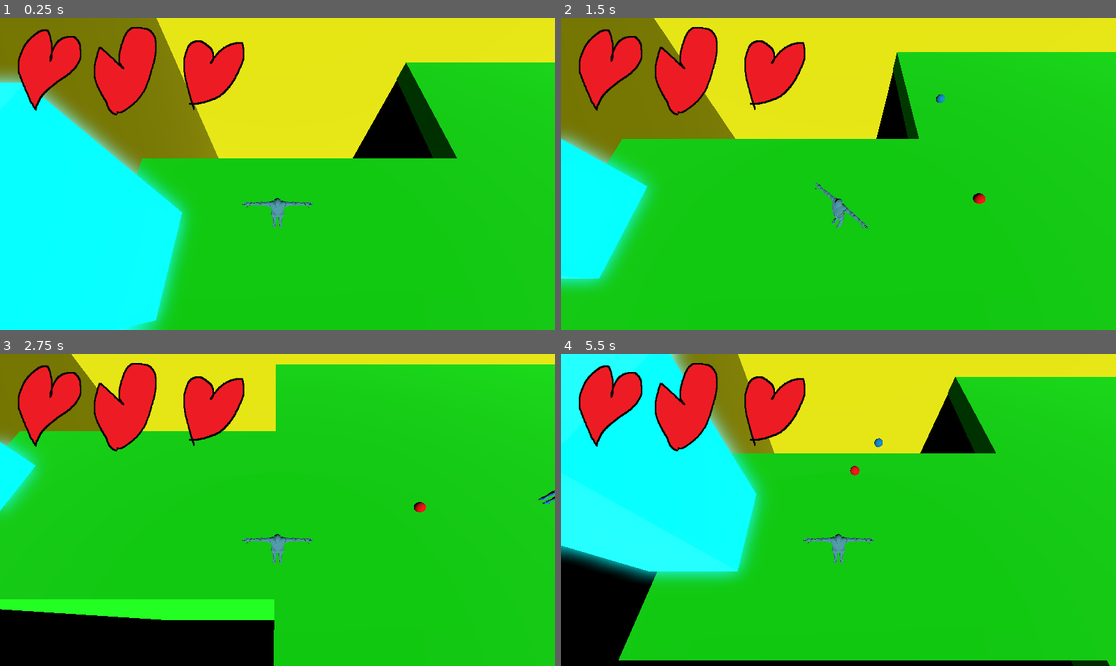
Above: before the commit, frames 1-4 (two rows, left to right).
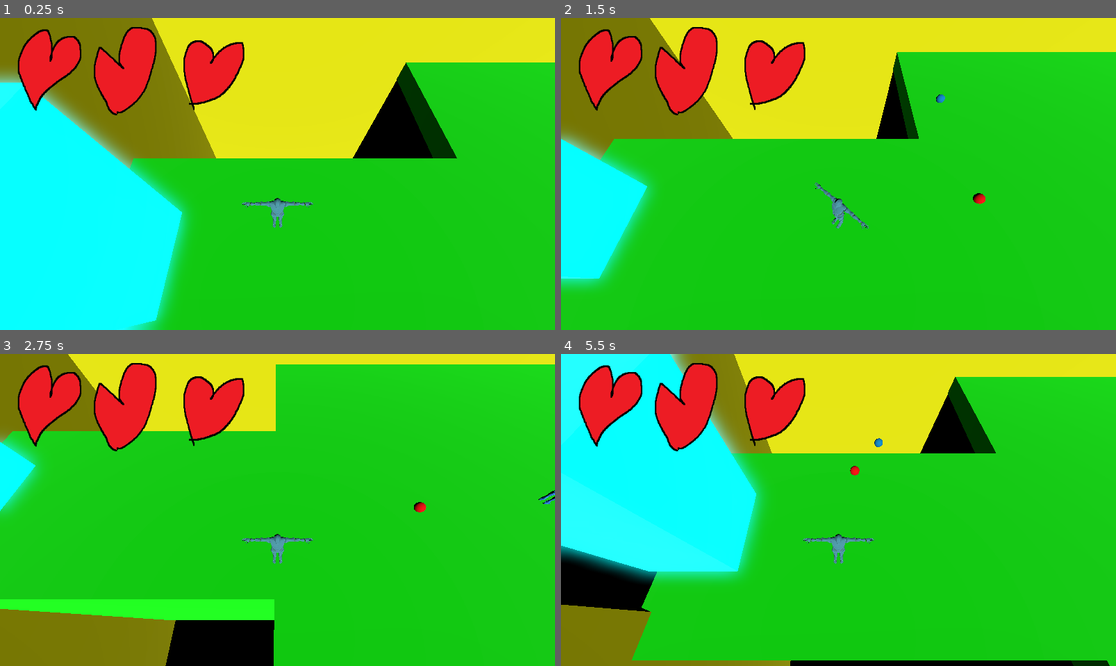
Above: after the commit, the same moments.

Repository: Alvin-Cha/Game-Skripsi
Game: Godot game, scene res://scenes/main/world.tscn
Same seed, same stepped clock (60 frames per second), same inputs: the game is played once before the commit and once after it.
Inputs (mouse positions are in pixels of both pictures, inside the frame that each line leads up to):
- Up to frame 1 (0.25 s): no input
- Up to frame 2 (1.5 s): tap Enter (ui_accept) at 0.5, 0.77 s; move the mouse to (960, 158) at 0.52 s; hold D 0.53-1.28 s; tap F at 0.6, 1.35 s; click (960, 158) at 0.67 s; move the mouse to (727, 189) at 1.27 s; hold S from 1.28 s (still down)
- Up to frame 3 (2.75 s): tap Enter (ui_accept) at 1.52 s; move the mouse to (333, 441) at 2.02 s; release S at 2.03 s; hold D from 2.03 s (still down); tap F at 2.1 s
- Up to frame 4 (5.5 s): move the mouse to (810, 572) at 2.77 s; release D at 2.78 s; hold W 2.78-3.53 s; tap F every 0.75 s from 2.85 to 5.1 s; click (810, 572) at 2.92 s; tap Enter (ui_accept) at 3.02, 3.77, 4.52 s; move the mouse to (1005, 556) at 3.52 s; hold A 3.53-5.03 s; move the mouse to (672, 463) at 4.27 s; move the mouse to (866, 510) at 5.02 s; hold S from 5.03 s (still down); click (866, 510) at 5.17 s

The runs differ from the first frame. In frame 1, 0.3% of the frame differs, in the area x 23-40%, y 0-51%; in frame 2, 0.3%; in frame 3, 5.2%, in the area x 0-32%, y 0-100%; in frame 4, 3.3%.

Commit message:
map_update_1
1st level and 2nd level outer wall

Diff:
--- a/scenes/main/world.tscn
+++ b/scenes/main/world.tscn
@@ -39,6 +39,12 @@
 
 [node name="Walls" type="Node" parent="." unique_id=669630667]
 
+[node name="Wall10" type="CSGBox3D" parent="Walls" unique_id=30848933]
+transform = Transform3D(0.5276537, 0, 0, 0, 1.0260717, 0, 0, 0, 0.1776579, 191.31401, 6.400731, -75.83369)
+use_collision = true
+size = Vector3(62.57592, 7.4780273, 1.4274902)
+material = ExtResource("4_526id")
+
 [node name="Wall1" type="CSGBox3D" parent="Walls" unique_id=235751603]
 transform = Transform3D(0.72639775, 0, 0, 0, 1.012952, 0, 0, 0, 0.42149484, -17.852028, -4.0508604, -8.532492)
 use_collision = true
@@ -52,9 +58,45 @@
 material = ExtResource("4_526id")
 
 [node name="Wall3" type="CSGBox3D" parent="Walls" unique_id=790902715]
-transform = Transform3D(-0.022233846, 0, 0.17750013, 0, 1.0260721, 0, -0.527185, 0, -0.007486007, -24.12701, -4.125589, -5.174739)
+transform = Transform3D(-0.017319076, 0, 0.17756219, 0, 1.0260723, 0, -0.5273694, 0, -0.0058312328, -24.423532, -4.125589, -4.5912085)
 use_collision = true
-size = Vector3(17.994904, 27.52893, 1)
+size = Vector3(15.781143, 27.52893, 1)
+material = ExtResource("4_526id")
+
+[node name="Wall4" type="CSGBox3D" parent="Walls" unique_id=1679254668]
+transform = Transform3D(-7.15591e-05, 0, -0.026621703, 0, 1.0528241, 0, 0.2791071, 0, -0.008704273, -24.201675, -5.821323, 8.585958)
+use_collision = true
+size = Vector3(29.067696, 29.548965, 12.372925)
+material = ExtResource("4_526id")
+
+[node name="Wall5" type="CSGBox3D" parent="Walls" unique_id=31465760]
+transform = Transform3D(-2.3064475e-08, 0, -0.30617294, 0, 1.0260725, 0, 0.3061797, 0, -7.765875e-09, 16.309246, 4.8744955, 1.7213554)
+use_collision = true
+size = Vector3(68.54114, 9.640747, 1)
+material = ExtResource("4_526id")
+
+[node name="Wall6" type="CSGBox3D" parent="Walls" unique_id=994197701]
+transform = Transform3D(0.72639775, 0, 0, 0, 1.012952, 0, 0, 0, 0.42149484, 147.77107, 6.073155, -25.914577)
+use_collision = true
+size = Vector3(109.6474, 7.4780273, 1)
+material = ExtResource("4_526id")
+
+[node name="Wall7" type="CSGBox3D" parent="Walls" unique_id=108588805]
+transform = Transform3D(-2.3064475e-08, 0, 0.17766245, 0, 1.0260726, 0, -0.5276537, 0, -7.765872e-09, 207.84097, 6.3846426, -40.910217)
+use_collision = true
+size = Vector3(132.73691, 7.4780273, 1)
+material = ExtResource("4_526id")
+
+[node name="Wall8" type="CSGBox3D" parent="Walls" unique_id=1682870750]
+transform = Transform3D(-3.1751853e-08, 0, -0.42149484, 0, 1.0129521, 0, 0.7263978, 0, -1.8424126e-08, 187.33852, 4.7211437, -45.506268)
+use_collision = true
+size = Vector3(53.438915, 10.013306, 1)
+material = ExtResource("4_526id")
+
+[node name="Wall9" type="CSGBox3D" parent="Walls" unique_id=773507237]
+transform = Transform3D(-0.0026963186, 0, 0.42149195, 0, 1.0129522, 0, -0.72639275, 0, -0.0015645158, 107.622635, 5.695106, -15.813527)
+use_collision = true
+size = Vector3(27.1638, 8.224457, 1.5766602)
 material = ExtResource("4_526id")
 
 [node name="Floor" type="Node" parent="." unique_id=1969638465]
@@ -84,15 +126,15 @@
 material = ExtResource("1_y2s00")
 
 [node name="FloorF" type="CSGBox3D" parent="Floor" unique_id=2074257376]
-transform = Transform3D(0.006008857, 0, 0, 0, 1.228638, 0, 0, 0, 7.9158745, 156.55084, 1.8184023, -70.27381)
+transform = Transform3D(0.006008857, 0, 0, 0, 1.228638, 0, 0, 0, 7.9158745, 156.55084, 1.9712238, -70.27381)
 use_collision = true
 size = Vector3(6184.588, 1.0210266, 0.363487)
 material = ExtResource("1_y2s00")
 
 [node name="FloorE" type="CSGBox3D" parent="Floor" unique_id=1693314420]
-transform = Transform3D(0.07751682, 0, 0, 0, 1.1084394, 0, 0, 0, 2.8135164, 181.09991, 1.9024858, -70.52538)
+transform = Transform3D(0.07751682, 0, 0, 0, 1.1084394, 0, 0, 0, 2.8135164, 181.09991, 2.0445108, -70.44152)
 use_collision = true
-size = Vector3(162.35083, 1.0210266, 3.9893484)
+size = Vector3(162.35083, 1.0210266, 3.9297328)
 material = ExtResource("1_y2s00")
 
 [node name="Lifts" type="Node" parent="." unique_id=1457034112]
Not shown, changed: assets/character/Y Bot.fbx.import
